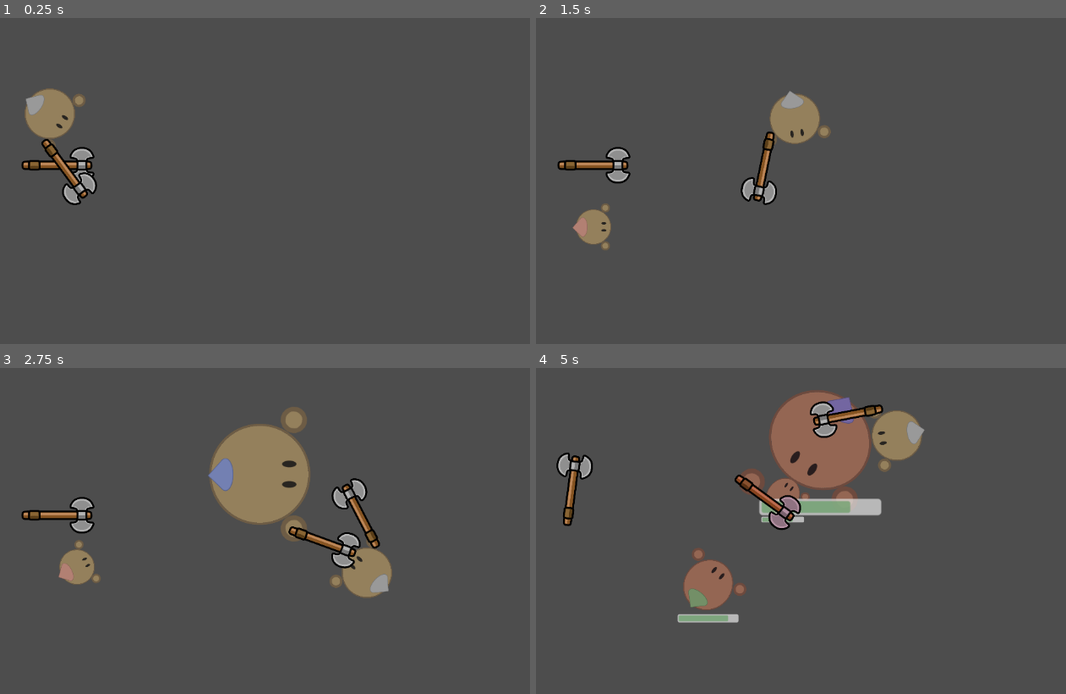
Above: before the commit, frames 1-4 (two rows, left to right).
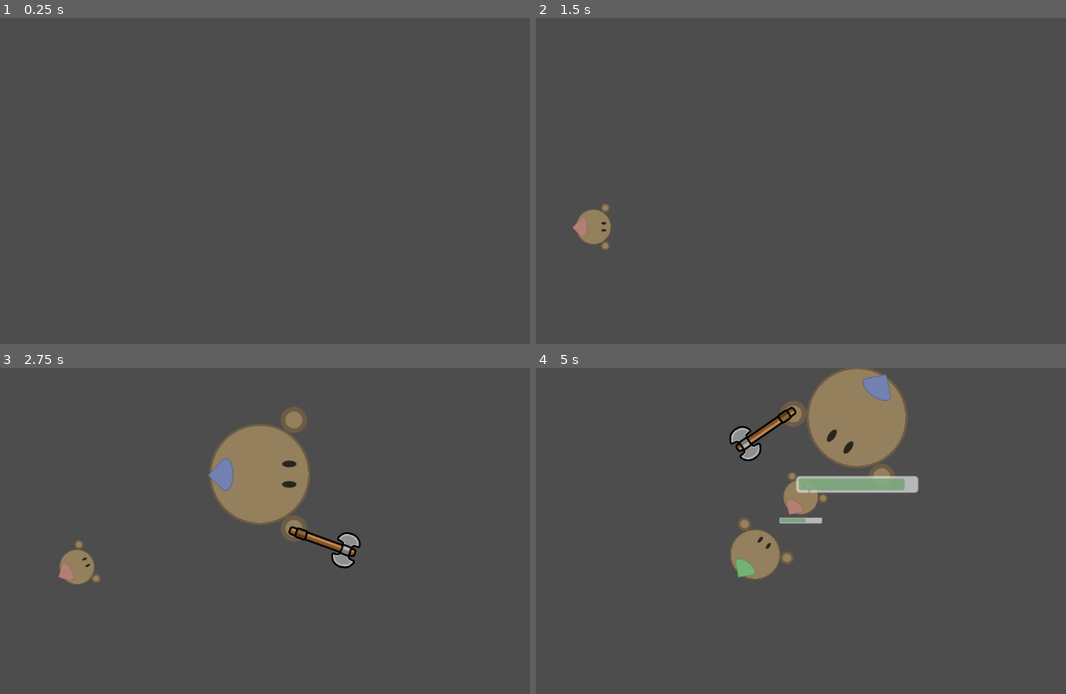
Above: after the commit, the same moments.

Repository: westonkelliher/GodotDemos
Game: Godot game, scene res://stage.tscn
Two runs of this game, one before a commit and one after it. Both use one fixed random seed, a clock stepped at 60 frames per second and the inputs below.
Inputs (mouse positions are in pixels of both pictures, inside the frame that each line leads up to):
- Up to frame 1 (0.25 s): no input
- Up to frame 2 (1.5 s): tap Enter at 0.5 s; move the mouse to (875, 187) at 0.52 s; hold D (move_right) 0.53-1.28 s; hold Shift (run) 0.53-1.28 s; tap Space (ui_select) at 0.77 s; move the mouse to (594, 226) at 1.27 s; hold S (move_down) from 1.28 s (still down); tap 1 (spawn_1) at 1.35 s
- Up to frame 3 (2.75 s): tap Space (ui_select) at 1.52 s; move the mouse to (259, 475) at 2.02 s; release S (move_down) at 2.03 s; hold D (move_right) from 2.03 s (still down); tap 2 (spawn_2) at 2.1 s
- Up to frame 4 (5 s): move the mouse to (695, 635) at 2.77 s; release D (move_right) at 2.78 s; hold W (move_up) 2.78-3.53 s; tap 3 (spawn_3) at 2.85 s; tap Space (ui_select) at 3.02, 3.77, 4.52 s; move the mouse to (933, 615) at 3.52 s; hold A (move_left) from 3.53 s (still down); click (933, 615) at 3.6 s; move the mouse to (outside the picture) at 4.27 s; right-click (outside the picture) at 4.35 s

The runs differ from the first frame. In frame 1, 2.4% of the frame differs, in the area x 3-19%, y 21-58%; in frame 2, 2.6%; in frame 3, 2.5%; in frame 4, 14%, in the area x 3-74%, y 0-79%.
Error after the commit: Attempt to call function 'play' in base 'null instance' on a null instance. (res://stage.gd:15)

Commit message:
readme; remove player controller

Diff:
--- a/CombatUnits/project.godot
+++ b/CombatUnits/project.godot
@@ -12,7 +12,7 @@
 
 config/name="CombatUnits"
 run/main_scene="res://stage.tscn"
-config/features=PackedStringArray("4.2", "Forward Plus")
+config/features=PackedStringArray("4.3", "Forward Plus")
 config/icon="res://icon.svg"
 
 [debug]
@@ -23,22 +23,22 @@
 
 move_up={
 "deadzone": 0.5,
-"events": [Object(InputEventKey,"resource_local_to_scene":fa …(172 unchanged characters)… eycode":87,"key_label":0,"unicode":119,"echo":false,"script":null)
+"events": [Object(InputEventKey,"resource_local_to_scene":fa …(172 unchanged characters)… eycode":87,"key_label":0,"unicode":119,"location":0,"echo":false,"script":null)
 ]
 }
 move_down={
 "deadzone": 0.5,
-"events": [Object(InputEventKey,"resource_local_to_scene":fa …(172 unchanged characters)… eycode":83,"key_label":0,"unicode":115,"echo":false,"script":null)
+"events": [Object(InputEventKey,"resource_local_to_scene":fa …(172 unchanged characters)… eycode":83,"key_label":0,"unicode":115,"location":0,"echo":false,"script":null)
 ]
 }
 move_left={
 "deadzone": 0.5,
-"events": [Object(InputEventKey,"resource_local_to_scene":fa …(171 unchanged characters)… keycode":65,"key_label":0,"unicode":97,"echo":false,"script":null)
+"events": [Object(InputEventKey,"resource_local_to_scene":fa …(171 unchanged characters)… keycode":65,"key_label":0,"unicode":97,"location":0,"echo":false,"script":null)
 ]
 }
 move_right={
 "deadzone": 0.5,
-"events": [Object(InputEventKey,"resource_local_to_scene":fa …(172 unchanged characters)… eycode":68,"key_label":0,"unicode":100,"echo":false,"script":null)
+"events": [Object(InputEventKey,"resource_local_to_scene":fa …(172 unchanged characters)… eycode":68,"key_label":0,"unicode":100,"location":0,"echo":false,"script":null)
 ]
 }
 swing_left={
@@ -53,26 +53,26 @@
 }
 spawn_1={
 "deadzone": 0.5,
-"events": [Object(InputEventKey,"resource_local_to_scene":fa …(171 unchanged characters)… keycode":49,"key_label":0,"unicode":49,"echo":false,"script":null)
+"events": [Object(InputEventKey,"resource_local_to_scene":fa …(171 unchanged characters)… keycode":49,"key_label":0,"unicode":49,"location":0,"echo":false,"script":null)
 ]
 }
 spawn_2={
 "deadzone": 0.5,
-"events": [Object(InputEventKey,"resource_local_to_scene":fa …(171 unchanged characters)… keycode":50,"key_label":0,"unicode":50,"echo":false,"script":null)
+"events": [Object(InputEventKey,"resource_local_to_scene":fa …(171 unchanged characters)… keycode":50,"key_label":0,"unicode":50,"location":0,"echo":false,"script":null)
 ]
 }
 spawn_3={
 "deadzone": 0.5,
-"events": [Object(InputEventKey,"resource_local_to_scene":fa …(171 unchanged characters)… keycode":51,"key_label":0,"unicode":51,"echo":false,"script":null)
+"events": [Object(InputEventKey,"resource_local_to_scene":fa …(171 unchanged characters)… keycode":51,"key_label":0,"unicode":51,"location":0,"echo":false,"script":null)
 ]
 }
 spawn_0={
 "deadzone": 0.5,
-"events": [Object(InputEventKey,"resource_local_to_scene":fa …(171 unchanged characters)… keycode":48,"key_label":0,"unicode":48,"echo":false,"script":null)
+"events": [Object(InputEventKey,"resource_local_to_scene":fa …(171 unchanged characters)… keycode":48,"key_label":0,"unicode":48,"location":0,"echo":false,"script":null)
 ]
 }
 run={
 "deadzone": 0.5,
-"events": [Object(InputEventKey,"resource_local_to_scene":fa …(175 unchanged characters)… ode":4194325,"key_label":0,"unicode":0,"echo":false,"script":null)
+"events": [Object(InputEventKey,"resource_local_to_scene":fa …(175 unchanged characters)… ode":4194325,"key_label":0,"unicode":0,"location":0,"echo":false,"script":null)
 ]
 }
--- a/CombatUnits/stage.gd
+++ b/CombatUnits/stage.gd
@@ -6,8 +6,8 @@
 
 func _ready() -> void:
 	#$Sword.set_team(Guy.Team.RED)
-	targetables.append($Guy)
-	$Guy.give_sword()
+	#targetables.append($Guy)
+	#$Guy.give_sword()
 	pass
 
 func _physics_process(delta: float) -> void:
--- a/CombatUnits/stage.tscn
+++ b/CombatUnits/stage.tscn
@@ -1,15 +1,6 @@
-[gd_scene load_steps=4 format=3 uid="uid://dpis7x5knw1jr"]
+[gd_scene load_steps=2 format=3 uid="uid://dpis7x5knw1jr"]
 
 [ext_resource type="Script" path="res://stage.gd" id="1_7nept"]
-[ext_resource type="PackedScene" uid="uid://datptccuqeb7s" path="res://sword.tscn" id="1_lv071"]
-[ext_resource type="PackedScene" uid="uid://c3llbbs11olsu" path="res://guy.tscn" id="2_rjuyv"]
 
 [node name="Stage" type="Node2D"]
 script = ExtResource("1_7nept")
-
-[node name="Sword" parent="." instance=ExtResource("1_lv071")]
-position = Vector2(303, 251)
-
-[node name="Guy" parent="." instance=ExtResource("2_rjuyv")]
-position = Vector2(333, 163)
-is_controlled = true
Not shown, added: CombatUnits/README.md
Not shown, added: CombatUnits/README.md~
